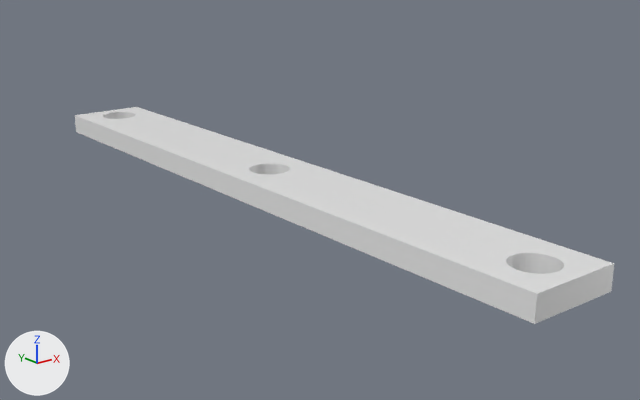
Two versions of the Blender file blender/3dModel_tips.blend, one commit apart.
Before and after are seen from a 50 mm lens placed at (-67.8, -95.8, 33.6), pointed at (2.7, -7.6, -1.6). Arrows for +X, +Y and +Z are at lower left; the lights stay in place.

Objects in the first picture: 'bracket'.
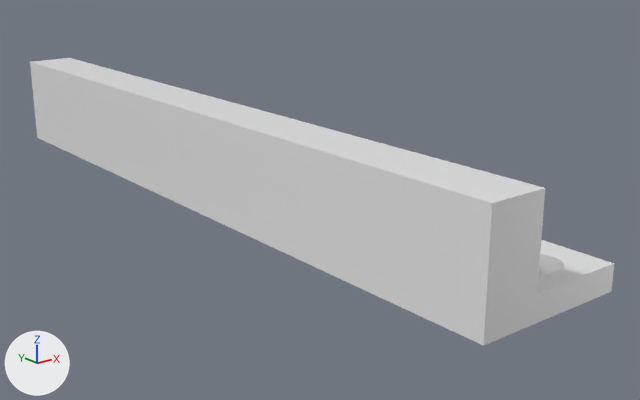
The change, as a list of edits to the scene's bpy script:
```text
Change me_cube:
    used by ob_bracket; location = (0.0, 0.0, 0.0); scale = (6.0, 50.0, 1.5)
    remove me_cube.from_pydata(...)  # 200 vertices, 108 faces; spans x -1.0..1.0, y -1.0..1.0, z -1.0..1.0
    add me_cube.from_pydata(...)  # 216 vertices, 124 faces; spans x -2.17..1.0, y -1.0..1.0, z -1.0..7.67
    me_cube part 1
    1 face is deleted
    16 vertices are added at x -2.17..-1.0, y -1.0..1.0, z -1.0..7.67
    17 new faces join them
```

Where the change shows, as pixel boxes [x1, y1, x2, y2] in the pictures (640 x 400 px):
'bracket', reshaped (8% wider, 33% taller)
    before: [75, 107, 614, 324]
    after: [30, 58, 614, 346]
part 1 of me_cube, built on
    before: [75, 116, 537, 324]
    after: [30, 58, 545, 346]
